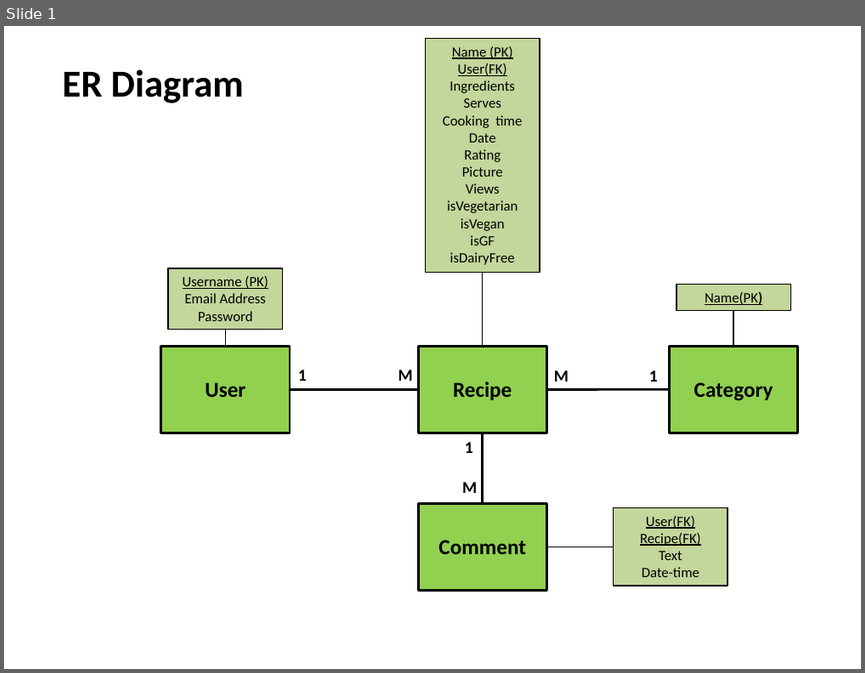
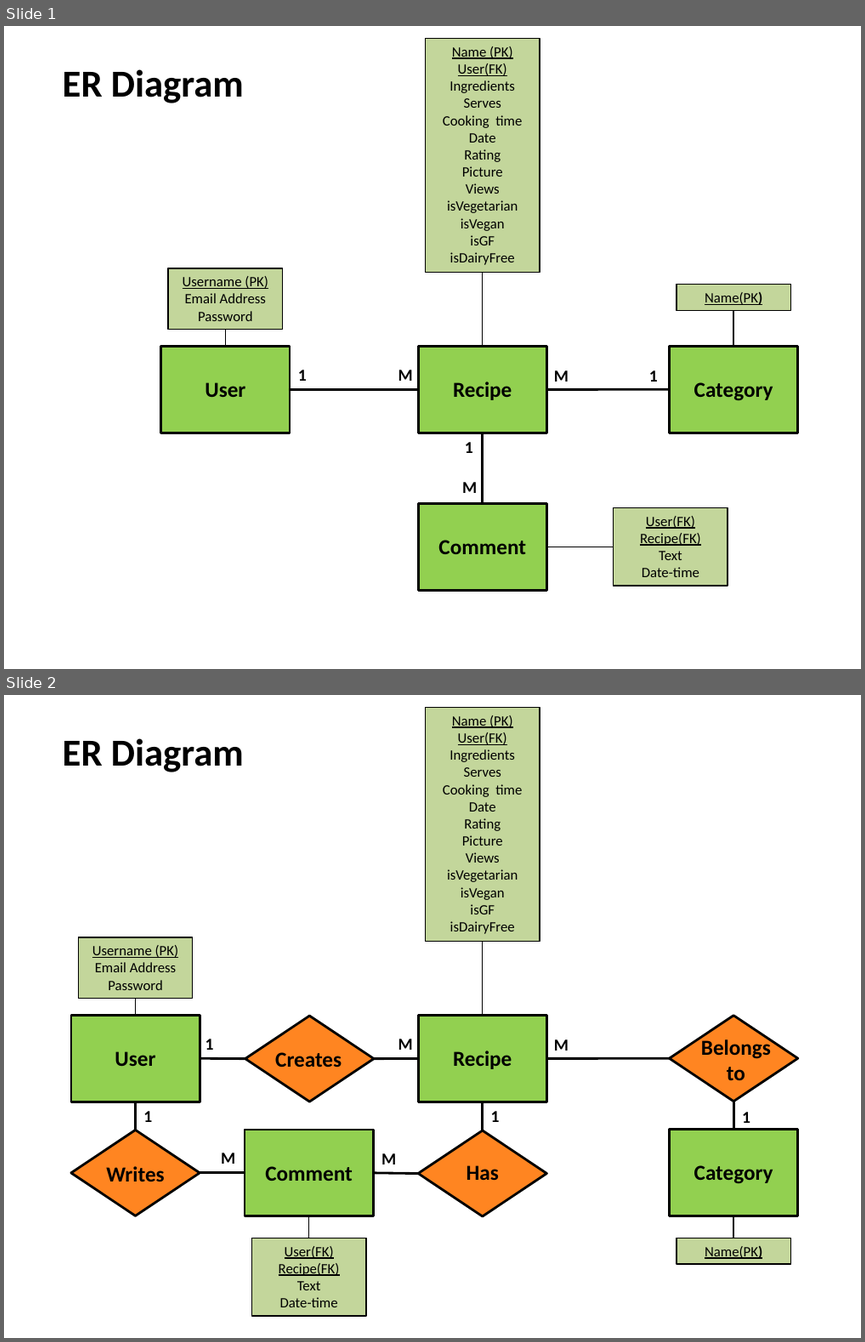
Before and after one commit to Iain530/wad_team_project, a slide deck: ERdiagram.pptx. Shown one above the other, each under a label of ours: slide 1 before the commit, slides 1 and 2 after it. The pictures are 865x673 and 865x1342 pixels, drawn with LibreOffice and Linux fonts; fonts in the diff are those of the drawing. Boxes give left, top, right and bottom in pixels: in the first picture for what was removed or moved away, otherwise in the second. Text is boxed around its words. In the diff, an @@ line names an element or a change of style, - is before the commit and + after.

Commit message:
Added relationships to ER Diagram.

```diff
--- a/ERdiagram.pptx
+++ b/ERdiagram.pptx
@@ slide 2 added at bbox=[4, 695, 861, 1338], background #FFFFFF @@
@@ rectangle added at bbox=[426, 708, 540, 941], fill #C3D69B, outline #000000 1 pt, 12 pt, text #000000 @@
+Name (PK)
+User(FK)
+Ingredients
+Serves
+Cooking time
+Date
+Rating
+Picture
+Views
+isVegetarian
+isVegan
+isGF
+isDairyFree
@@ text added at bbox=[63, 738, 244, 772], 32 pt, text #000000, bold @@
+ER Diagram
@@ rectangle added at bbox=[79, 937, 193, 998], fill #C3D69B, outline #000000 1 pt, 12 pt, text #000000 @@
+Username (PK)
+Email Address
+Password
@@ line added from (482, 941) to (482, 1015), #000000 1 pt @@
@@ line added from (135, 1015) to (135, 998), #000000 1 pt @@
@@ diamond added at bbox=[245, 1015, 374, 1101], fill #FF8521, outline #000000 2 pt @@
@@ diamond added at bbox=[669, 1015, 797, 1101], fill #FF8521, outline #000000 2 pt @@
@@ text added at bbox=[701, 1038, 771, 1080], 18 pt, text #000000, bold @@
+Belongs to
@@ line added from (200, 1058) to (245, 1058), #000000 2 pt @@
@@ text added at bbox=[275, 1052, 341, 1067], 18 pt, text #000000, bold @@
+Creates
@@ line added from (135, 1101) to (135, 1129), #000000 2 pt @@
@@ line added from (482, 1102) to (482, 1130), #000000 2 pt @@
@@ line added from (733, 1129) to (733, 1101), #000000 2 pt @@
@@ text added at bbox=[143, 1111, 152, 1122], 14 pt, text #000000, bold @@
+1
@@ group added at bbox=[71, 1015, 797, 1216]: 4 texts, 3 rectangles, 2 lines @@
+User
+Recipe
+Category
+M
+1
+M
+1
@@ text added at bbox=[742, 1111, 750, 1123], 14 pt, text #000000, bold @@
+1
@@ diamond added at bbox=[71, 1129, 200, 1215], fill #FF8521, outline #000000 2 pt @@
@@ text added at bbox=[221, 1152, 235, 1163], 14 pt, text #000000, bold @@
+M
@@ rectangle added at bbox=[245, 1129, 373, 1216], fill #92D050, outline #000000 2 pt, 18 pt, text #000000, bold @@
+Comment
@@ text added at bbox=[381, 1153, 396, 1164], 14 pt, text #000000, bold @@
+M
@@ diamond added at bbox=[418, 1130, 546, 1216], fill #FF8521, outline #000000 2 pt @@
@@ text added at bbox=[106, 1166, 164, 1182], 18 pt, text #000000, bold @@
+Writes
@@ line added from (200, 1172) to (245, 1172), #000000 2 pt @@
@@ line added from (373, 1172) to (418, 1173), #000000 2 pt @@
@@ text added at bbox=[466, 1165, 499, 1180], 18 pt, text #000000, bold @@
+Has
@@ line added from (309, 1216) to (309, 1237), #000000 1 pt @@
@@ line added from (733, 1237) to (733, 1216), #000000 1 pt @@
@@ rectangle added at bbox=[251, 1237, 365, 1315], fill #C3D69B, outline #000000 1 pt, 12 pt, text #000000, underline @@
+User(FK)
+Recipe(FK)
+Text
+Date-time
@@ rectangle added at bbox=[676, 1237, 790, 1263], fill #C3D69B, outline #000000 1 pt, 12 pt, text #000000, underline @@
+Name(PK)
```
